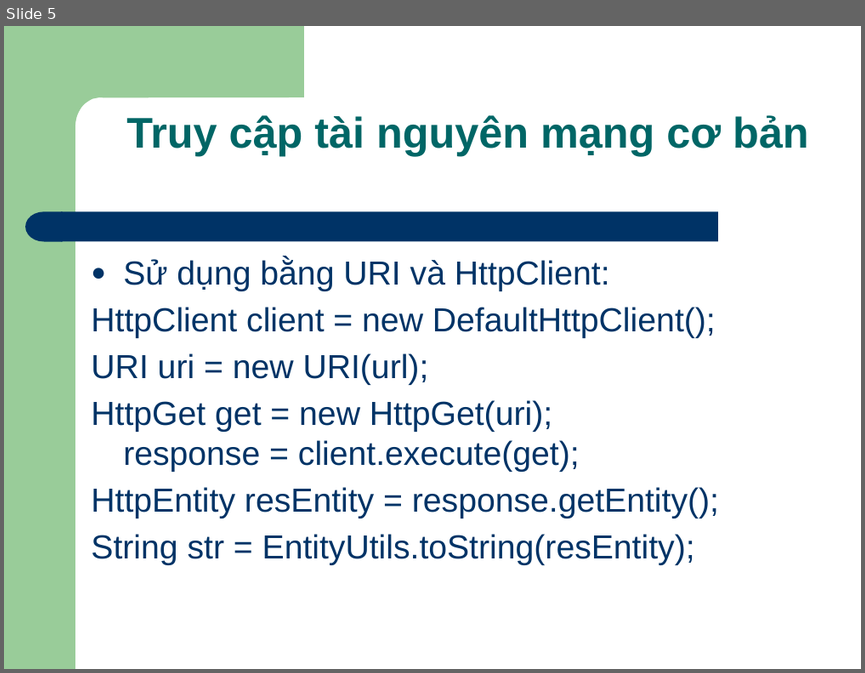
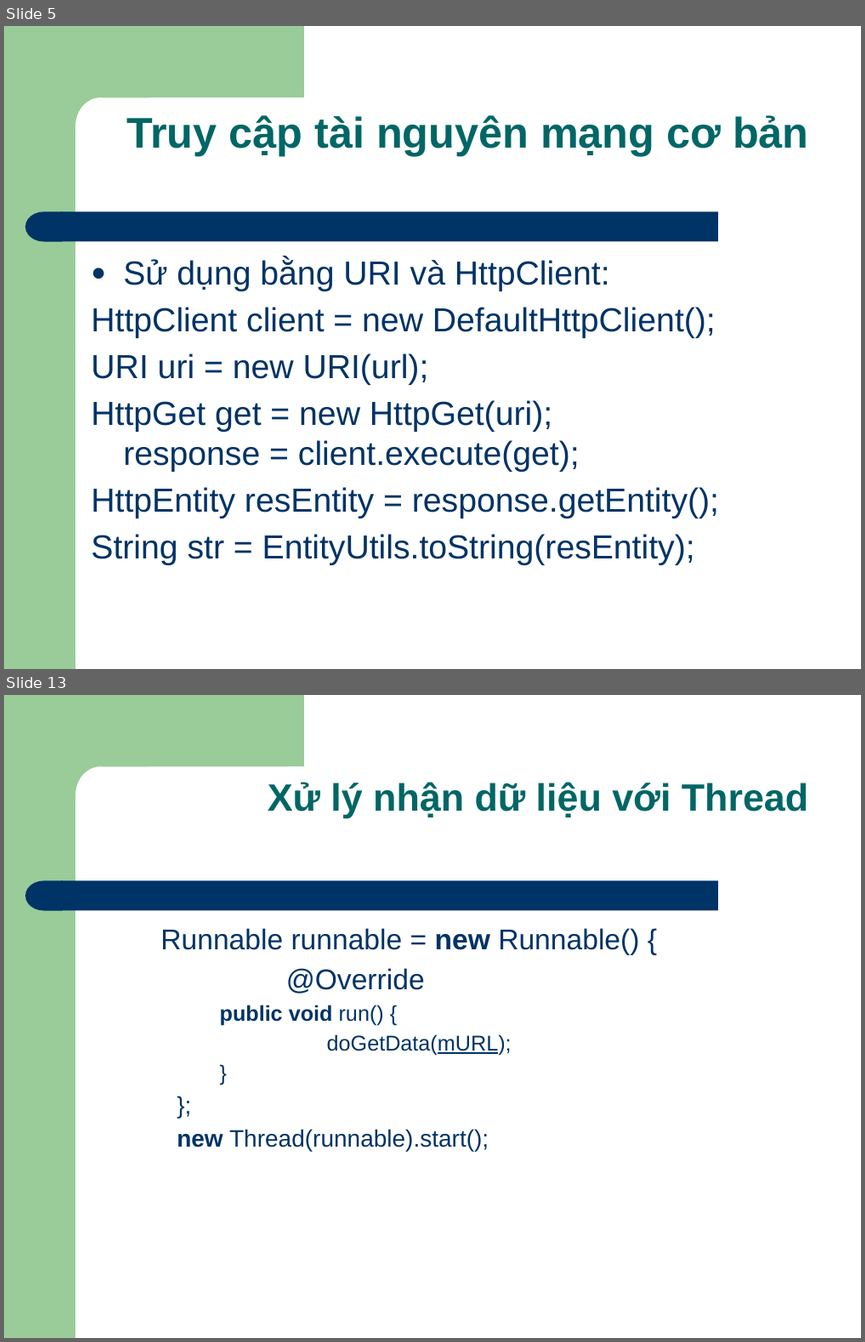
Before and after one commit to Timon-CHP/t3hand, a slide deck: lessions/Android_Par07_Networking.pptx. Shown one above the other, each under a label of ours: slide 5 before the commit, slides 5 and 13 after it; the slides between them are not shown. The pictures are 865x673 and 865x1342 pixels, drawn with LibreOffice and Linux fonts; fonts in the diff are those of the drawing. Boxes give left, top, right and bottom in pixels: in the first picture for what was removed or moved away, otherwise in the second. Text is boxed around its words. In the diff, an @@ line names an element or a change of style, - is before the commit and + after.

```diff
--- a/lessions/Android_Par07_Networking.pptx
+++ b/lessions/Android_Par07_Networking.pptx
@@ slide 13 added at (4, 695, 861, 1338), background #FFFFFF; not listed: 4 template elements that a slide beside it also shows @@
@@ title added at (268, 782, 808, 818), 32 pt, text #006666, bold @@
+Xử lý nhận dữ liệu với Thread
@@ text added at (160, 928, 639, 1151), 24 pt, text #003366 @@
+  Runnable runnable = new Runnable() {
+  @Override
+      public void run() {
+      doGetData(mURL);
+      }
+    };
+    new Thread(runnable).start();
```
Also in this commit, not shown: 1 slide changed, 9 other slides added, 4 slides removed.
